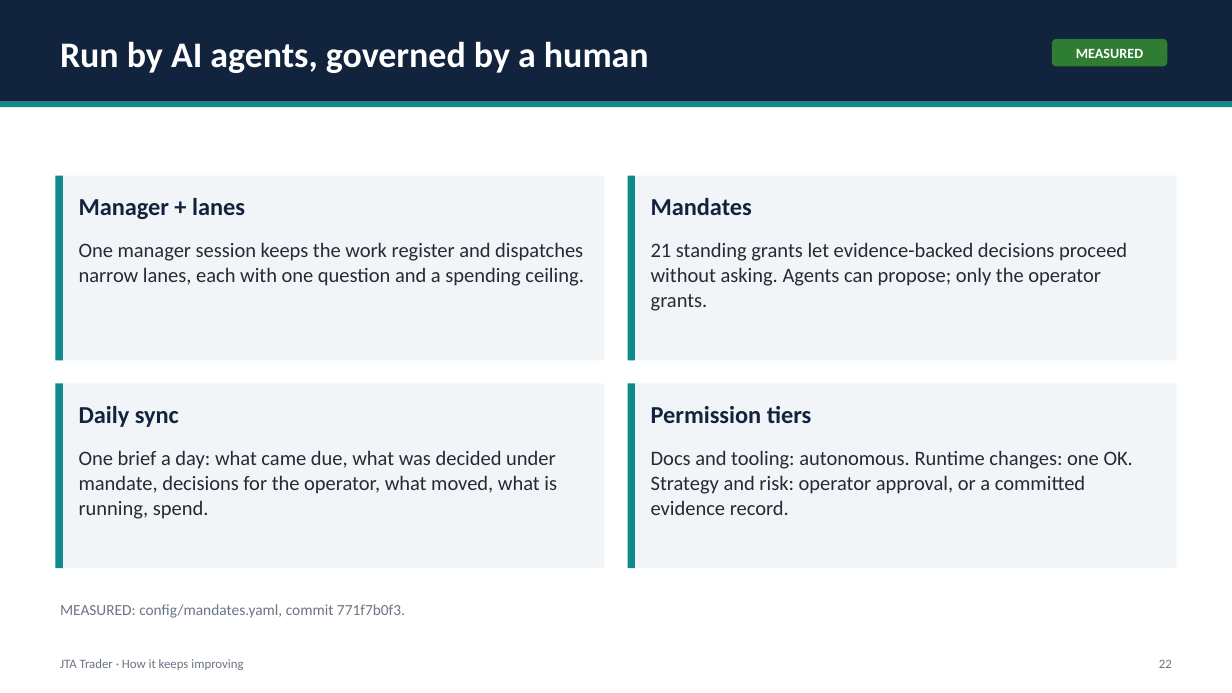
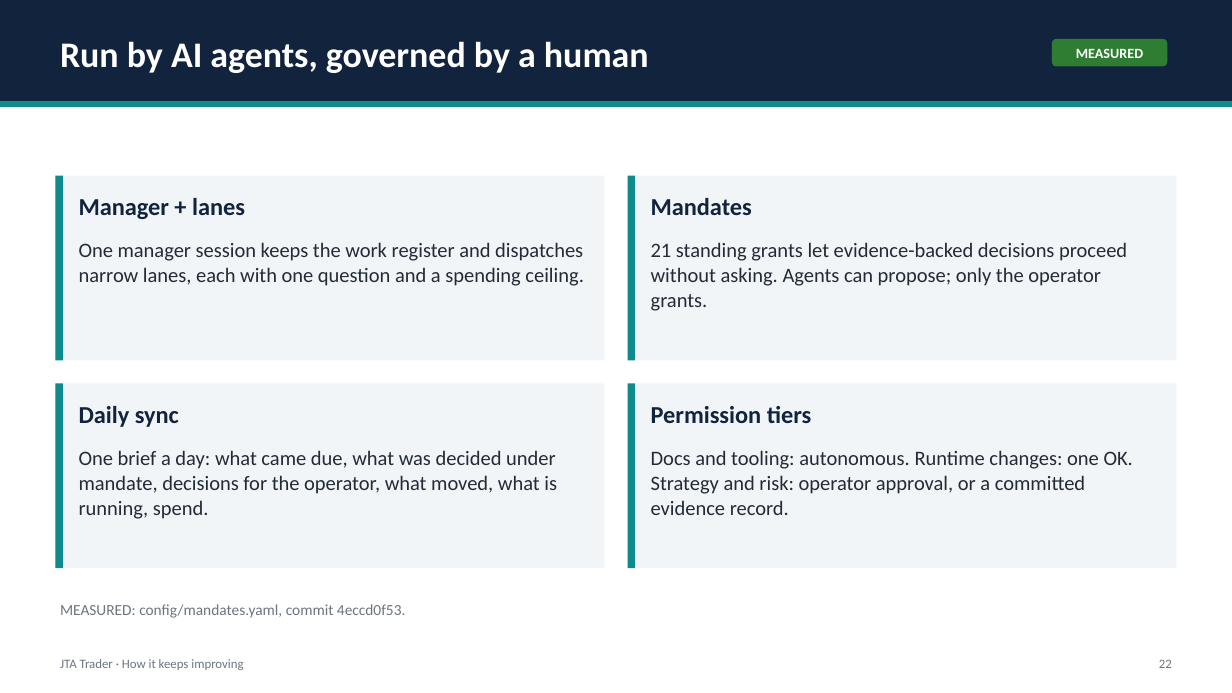
Before and after one commit to benbaichmankass/JTA-Trader, a slide deck: slide 22 of docs/pitch/jta-trader-pitch-deck.pptx. Drawn at 1232x693 pixels with LibreOffice and Linux fonts; fonts in the diff are those of the drawing. Boxes give left, top, right and bottom in pixels: in the first picture for what was removed or moved away, otherwise in the second. Text is boxed around its words. In the diff, an @@ line names an element or a change of style, - is before the commit and + after.

```diff
--- a/docs/pitch/jta-trader-pitch-deck.pptx
+++ b/docs/pitch/jta-trader-pitch-deck.pptx
@@ text at (x1=60, y1=604, x2=405, y2=618): text changed @@
-MEASURED: config/mandates.yaml, commit 771f7b0f3.
+MEASURED: config/mandates.yaml, commit 4eccd0f53.
```
Also in this commit, not shown: 11 other slides changed, 2 other files.
